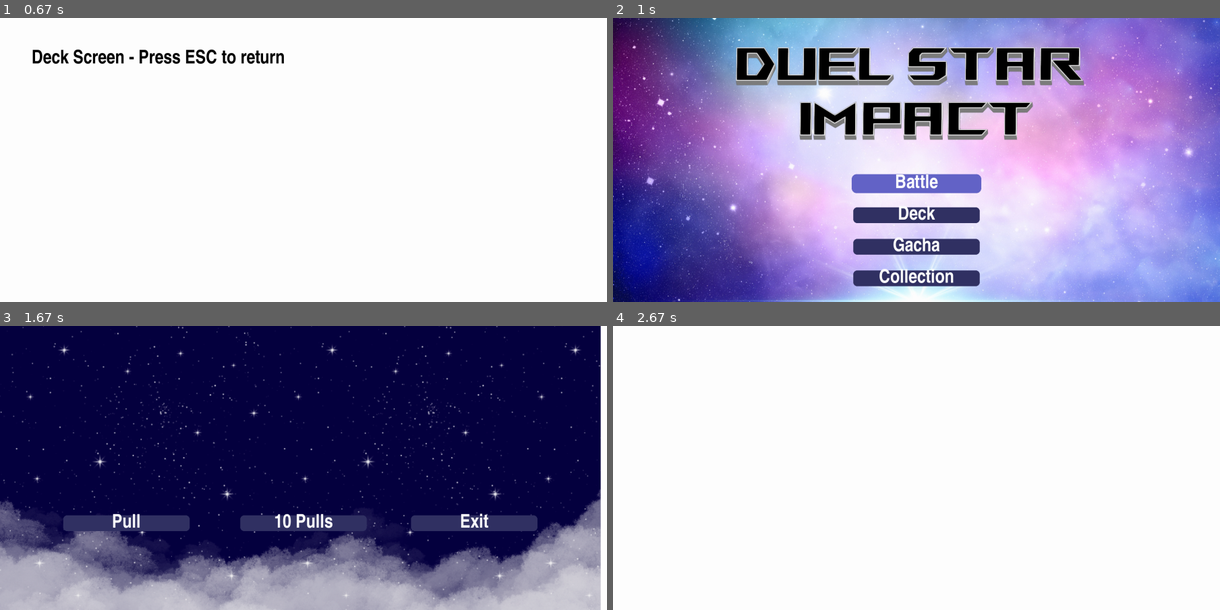
Above: before the commit, frames 1-4 (two rows, left to right).
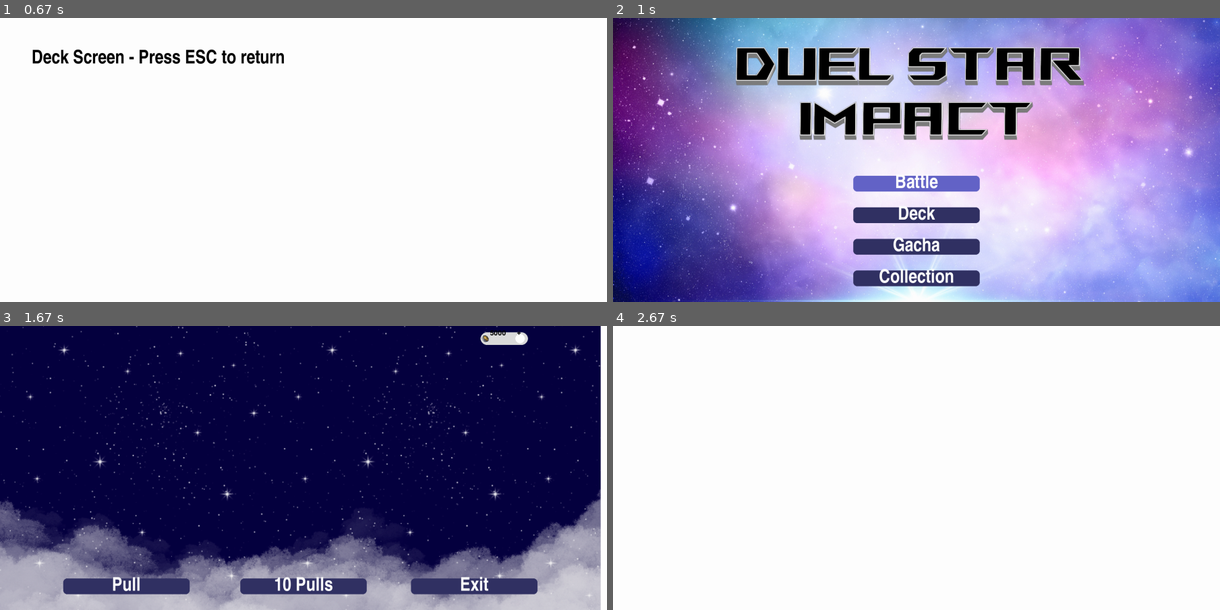
Above: after the commit, the same moments.

Repository: kluayclubaa/GAME-PROJECT
Game: pygame game, started from pygame-cardtest/main.py
Two runs of this game, one before a commit and one after it. Both use one fixed random seed, a clock stepped at 60 frames per second and the inputs below.
Inputs (mouse positions are in pixels of both pictures, inside the frame that each line leads up to):
- Up to frame 1 (0.67 s): click "Deck" at 0.38 s
- Up to frame 2 (1 s): hold Esc from 0.67 s (still down); move the mouse to (922, 179) at 0.7 s
- Up to frame 3 (1.67 s): release Esc at 1.13 s; click (115, 533) at 1.27 s; click "Gacha" at 1.6 s
- Up to frame 4 (2.67 s): click (1135, 337) at 1.93 s; tap Enter at 2.22 s; click "Pull" at 2.6 s

Frame 1 is identical in both runs. In frame 2, 0.3% of the frame differs, in the area x 39-61%, y 54-62%; in frame 3, 7.1%, in the area x 10-89%, y 1-95%; in frame 4, nothing differs.

Commit message:
coin function
เพิ่มระบบเหรียญกับการใส่โค้ด

Diff:
--- a/pygame-cardtest/main.py
+++ b/pygame-cardtest/main.py
@@ -16,21 +16,26 @@
 background_img = pygame.image.load('back ground/background.png')
 pull_img = pygame.image.load('back ground/gacha.png')
 
+# Load the coin image
+coin_img = pygame.image.load('asset/coin.png')  # Path to your coin image
+coin_img = pygame.transform.scale(coin_img, (30, 30))  # Resize the coin image if necessary
+
 # Initialize screen
 screen = pygame.display.set_mode((SCREEN_WIDTH, SCREEN_HEIGHT))
 pygame.display.set_caption("Card Game Home Page")
 
 font = pygame.font.Font(pygame.font.match_font('impact'), 60)
+font_coin=pygame.font.Font(pygame.font.match_font('MN Pu Khem'),32)
 
 # Button setup
 button_width, button_height = 400, 50
 battle_button_rect = pygame.Rect((SCREEN_WIDTH // 2 - button_width // 2, 500, button_width, button_height))
 deck_button_rect = pygame.Rect((SCREEN_WIDTH // 2 - button_width // 2, 600, button_width, button_height))
 gacha_button_rect = pygame.Rect((SCREEN_WIDTH // 2 - button_width // 2, 700, button_width, button_height))
-exit_button_rect = pygame.Rect((1300, 600, button_width, button_height))
-pull_button_rect = pygame.Rect((200, 600, button_width, button_height))
+exit_button_rect = pygame.Rect((1300, 800, button_width, button_height))
+pull_button_rect = pygame.Rect((200, 800, button_width, button_height))
 collection_button_rect = pygame.Rect((SCREEN_WIDTH // 2 - button_width // 2, 800, button_width, button_height))
-Ten_pills_button_rect = pygame.Rect((SCREEN_WIDTH // 2 - button_width // 2, 600, button_width, button_height))
+Ten_pills_button_rect = pygame.Rect((SCREEN_WIDTH // 2 - button_width // 2, 800, button_width, button_height))
 
 # Initialize systems
 gacha = GachaSystem()  # Initialize the Gacha system
@@ -41,7 +46,6 @@
 # Initialize variables for displaying pulled card result
 pulled_card = None
 pulled_card_time = None
-
 
 # Define card display size
 CARD_WIDTH, CARD_HEIGHT = 200, 300  # Desired card image size
@@ -60,34 +64,76 @@
 # Function to draw buttons on the home page
 def draw_button(rect, text, hovered=False):
     color = HOVER_COLOR if hovered else BUTTON_COLOR
-
-    # Drawing the button with rounded edges (optional)
     pygame.draw.rect(screen, color, rect, border_radius=12)
-
-    # Adding a space-themed outer glow (optional)
-    if hovered:
-        glow_rect = pygame.Rect(rect.x - 5, rect.y - 5, rect.width + 10, rect.height + 10)
-        pygame.draw.rect(screen, HOVER_COLOR, glow_rect, border_radius=15)
-
-    # Render and position the text inside the button
     text_render = font.render(text, True, (255, 255, 255))  # White text
-    screen.blit(text_render, (rect.x + (rect.width - text_render.get_width()) // 2,
-                              rect.y + (rect.height - text_render.get_height()) // 2))
+    screen.blit(text_render, (rect.x + (rect.width - text_render.get_width()) // 2, rect.y + (rect.height - text_render.get_height()) // 2))
+
+def draw_coin_box(coin_amount):
+    """Draw the coin box on the top-right corner of the screen with a + button for adding coins."""
+    # Define the dimensions and layout for the coin box
+    coin_box_rect = pygame.Rect(SCREEN_WIDTH - 400, 20, 150, 40)  # Larger width to fit the '+' button
+    pygame.draw.rect(screen, (220, 220, 220), coin_box_rect, border_radius=20)  # Light background for the coin box
+
+    # Render the coin amount text
+    coin_text = font_coin.render(f"{coin_amount}", True, BLACK)
+
+    # Position for coin image and coin text
+    screen.blit(coin_img, (SCREEN_WIDTH - 400, 25))  # Position the coin image
+    screen.blit(coin_text, (SCREEN_WIDTH - 370, 12))  # Position the coin amount text
+
+    # Draw the "+" button next to the coin amount
+    plus_button_rect = pygame.Rect(SCREEN_WIDTH - 290, 25, 30, 30)  # Position of the '+' button
+    pygame.draw.rect(screen, (255, 255, 255), plus_button_rect, border_radius=25)  # White rounded button
+    plus_text = font_coin.render("+", True, BLACK)
+    screen.blit(plus_text, (SCREEN_WIDTH - 285, 10))  # Center the "+" sign within the button
+
+    return plus_button_rect  # Return the rect of the '+' button for event detection
 
 def timer(current_time, duration, time):
-
     if current_time - time < duration:
         return True
     else:
         return False
 
+coin = 5000  # Initial coin value
+
+def draw_code_input_box():
+    """Draw the input box for entering a code to add coins."""
+    input_box_rect = pygame.Rect(SCREEN_WIDTH // 2 - 150, SCREEN_HEIGHT // 2 - 50, 300, 100)  # Centered input box
+    pygame.draw.rect(screen, (255, 255, 255), input_box_rect, border_radius=10)  # White background
+
+    text_prompt = font_coin.render("Enter Code:", True, BLACK)
+    screen.blit(text_prompt, (input_box_rect.x + 10, input_box_rect.y + 10))  # Position the prompt text
+
+    # Code entry text rendering (assuming a variable 'input_text' stores the current input)
+    code_text = font_coin.render(input_text, True, BLACK)
+    screen.blit(code_text, (input_box_rect.x + 10, input_box_rect.y + 50))  # Position the user input
+
+input_text = ""  # Stores the user's code input
+code_active = False  # Tracks if the input box is currently active
+
+correct_code = "ASIA"  # Define the correct code here
+
+def handle_code_entry(event, coin):
+    global input_text, code_active
+    if code_active:
+        if event.type == pygame.KEYDOWN:
+            if event.key == pygame.K_RETURN:  # Press Enter to submit the code
+                if input_text == correct_code:
+                    coin += 1000  # Increase coin by 1000 if the correct code is entered
+                input_text = ""  # Reset input text after submission
+                code_active = False  # Close the code input box
+            elif event.key == pygame.K_BACKSPACE:
+                input_text = input_text[:-1]  # Remove last character on backspace
+            else:
+                input_text += event.unicode  # Append typed character
+    return coin
 
 
 # Main game loop
 running = True
 while running:
     screen.fill(WHITE)
-
 
     for event in pygame.event.get():
         if event.type == pygame.QUIT:
@@ -105,25 +151,17 @@
             elif game_state == GACHA:
                 if exit_button_rect.collidepoint(event.pos):
                     game_state = HOME
+                elif plus_button_rect.collidepoint(event.pos):
+                    code_active = True
                 elif pull_button_rect.collidepoint(event.pos):
                     game_state = WHEN_PULLED
-                    # Pull a card
-                    # pulled_card = gacha.pull()
-                    # pulled_card_time = pygame.time.get_ticks()  # Store the current time
-                    # print(f"Pulled card: {pulled_card.name} - Power: {pulled_card.power} - Rarity: {pulled_card.rarity}")
-                    # deck.add_to_deck(pulled_card)  # Add to the deck
-                elif Ten_pills_button_rect.collidepoint(event.pos):
-                    # 10 pills
-                    game_state = WHEN_PULLED
-                    # for _ in range(10):
-                        # pulled_card = gacha.pull()
-                        # pulled_card_time = pygame.time.get_ticks()  # Store the current time
-                        # print(f"Pulled card: {pulled_card.name} - Power: {pulled_card.power} - Rarity: {pulled_card.rarity}")
-                        # deck.add_to_deck(pulled_card)  # Add to the deck
+        coin = handle_code_entry(event, coin)
 
     # Display home screen
     if game_state == HOME:
         screen.blit(background_img, (0, 0))
+
+
         mouse_pos = pygame.mouse.get_pos()
         draw_button(battle_button_rect, "Battle", battle_button_rect.collidepoint(mouse_pos))
         draw_button(deck_button_rect, "Deck", deck_button_rect.collidepoint(mouse_pos))
@@ -149,28 +187,14 @@
 
     elif game_state == GACHA:
         screen.blit(pull_img, (0, 0))
+        draw_coin_box(coin)
+        plus_button_rect = draw_coin_box(coin)
         mouse_pos = pygame.mouse.get_pos()
         draw_button(exit_button_rect, "Exit", exit_button_rect.collidepoint(mouse_pos))
         draw_button(pull_button_rect, "Pull", pull_button_rect.collidepoint(mouse_pos))
         draw_button(Ten_pills_button_rect, "10 Pulls", Ten_pills_button_rect.collidepoint(mouse_pos))
-
-        # Display pulled card result for a limited time
-        # if pulled_card is not None and pulled_card_time is not None:
-        #     current_time = pygame.time.get_ticks()
-
-        #     if timer(current_time, 5000, pulled_card_time):
-        #         # Render text and card image
-        #         text = font.render(f"You found a {pulled_card.name}", True, BLACK)
-        #         screen.blit(text, (700, 50))
-
-        #         # Scale the card image to the desired size (CARD_WIDTH, CARD_HEIGHT)
-        #         resized_image = pygame.transform.scale(pulled_card.image, (200, 400))
-        #         screen.blit(resized_image, (SCREEN_WIDTH // 2 - 100, 150))  # Position the resized card image
-
-        #     else:
-        #         # Reset the pulled card display
-        #         pulled_card = None
-        #         pulled_card_time = None
+        if code_active:
+            draw_code_input_box()
 
         keys = pygame.key.get_pressed()
         if keys[pygame.K_ESCAPE]:
Binary file added: pygame-cardtest/asset/coin.png
